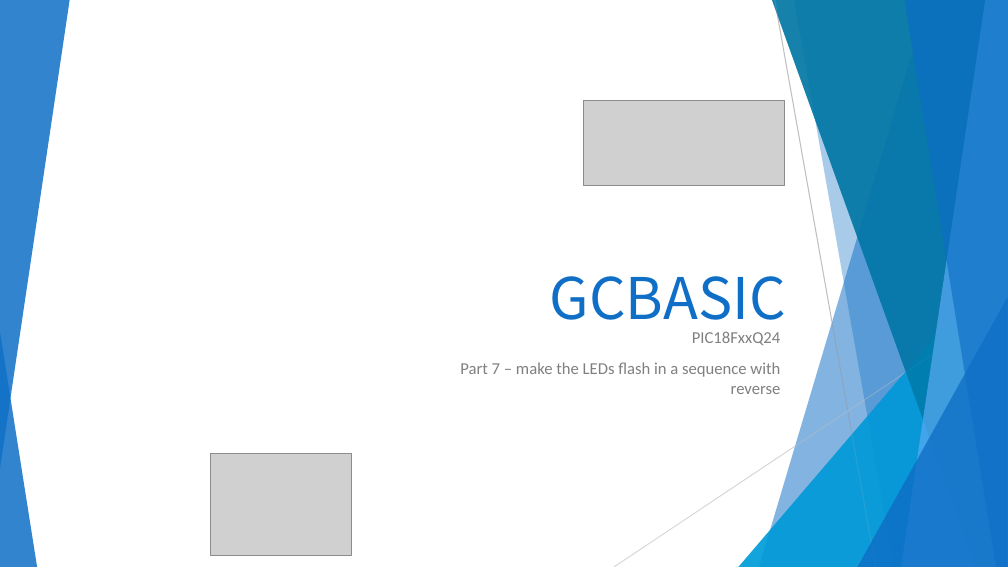
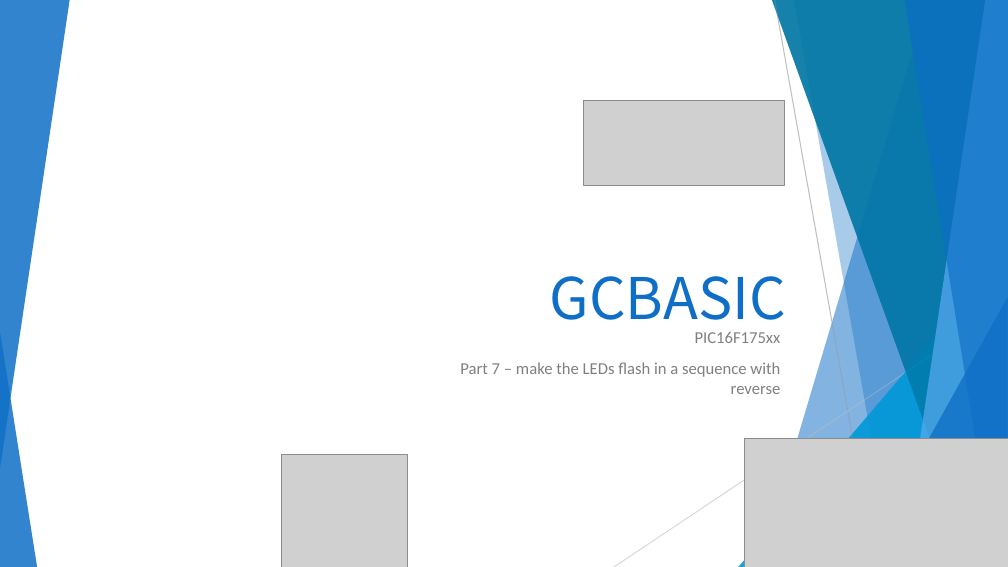
Before and after one commit to GreatCowBASIC/Demonstration_Sources, a slide deck: slide 2 of Vendor_Boards/Great_Cow_Basic_Demo_Board/16F17556_chiprange_demonstrations/tutorials/GCBASIC_Part7_LPC_demo.pptx. Drawn at 1008x567 pixels with LibreOffice and Linux fonts; fonts in the diff are those of the drawing; grey boxes stand for pictures; background and template pictures are left out. Boxes give left, top, right and bottom in pixels: in the first picture for what was removed or moved away, otherwise in the second. Text is boxed around its words. In the diff, an @@ line names an element or a change of style, - is before the commit and + after.

```diff
--- a/Vendor_Boards/Great_Cow_Basic_Demo_Board/16F17556_chiprange_demonstrations/tutorials/GCBASIC_Part7_LPC_demo.pptx
+++ b/Vendor_Boards/Great_Cow_Basic_Demo_Board/16F17556_chiprange_demonstrations/tutorials/GCBASIC_Part7_LPC_demo.pptx
@@ text at [695,332,781,343]: text changed @@
-PIC18FxxQ24
+PIC16F175xx
@@ picture added at [744,438,1008,567] @@
@@ picture: place and size @@
-picture at [211,454,352,555]
+picture at [282,455,408,567]
```
Also in this commit, not shown: 9 other slides changed, 1 slide added, 40 other files.
